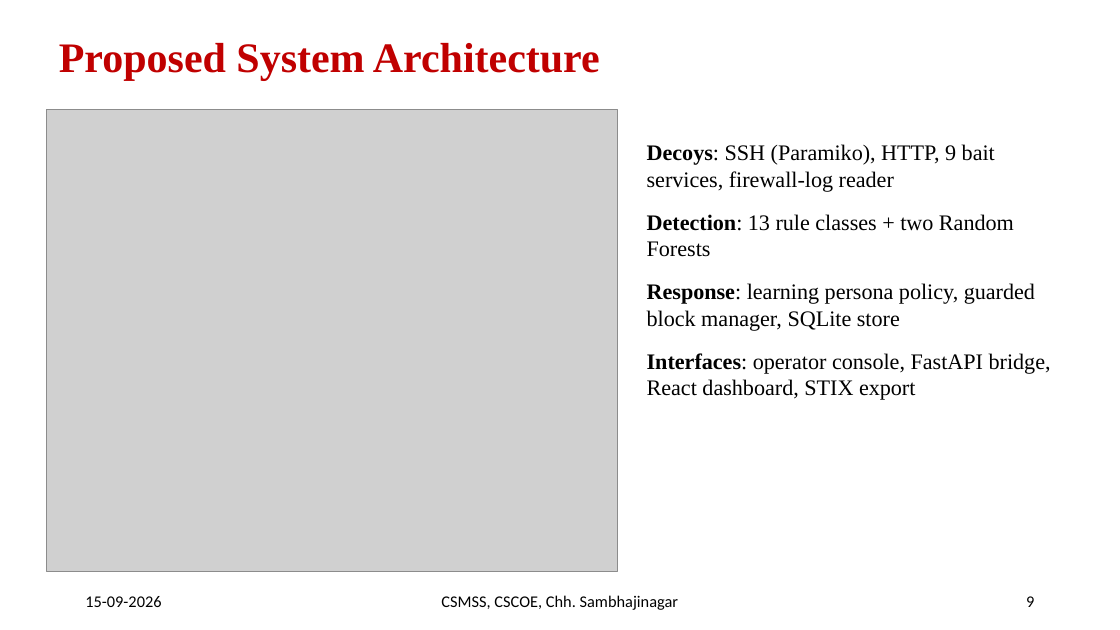
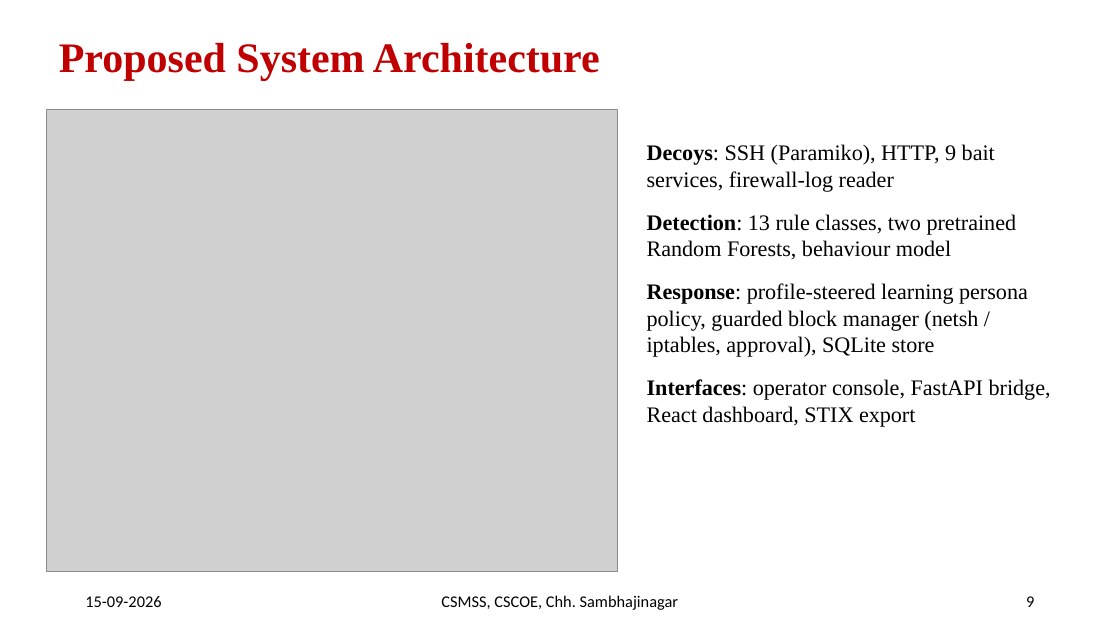
Before and after one commit to Parthbadgujar1/HoneyPot, a slide deck: slide 9 of report/output/Presentation.pptx. Drawn at 1120x630 pixels with LibreOffice and Linux fonts; fonts in the diff are those of the drawing; grey boxes stand for pictures. Boxes give left, top, right and bottom in pixels: in the first picture for what was removed or moved away, otherwise in the second. Text is boxed around its words. In the diff, an @@ line names an element or a change of style, - is before the commit and + after.

```diff
--- a/report/output/Presentation.pptx
+++ b/report/output/Presentation.pptx
@@ text at box(647, 214, 1028, 357): text changed @@
-Detection: 13 rule classes + two Random Forests
-Response: learning persona policy, guarded block manager, SQLite store
+Detection: 13 rule classes, two pretrained Random Forests, behaviour model
+Response: profile-steered learning persona policy, guarded block manager (netsh / iptables, approval), SQLite store
```
Also in this commit, not shown: 9 other slides changed, 1 slide added, 10 other files.
